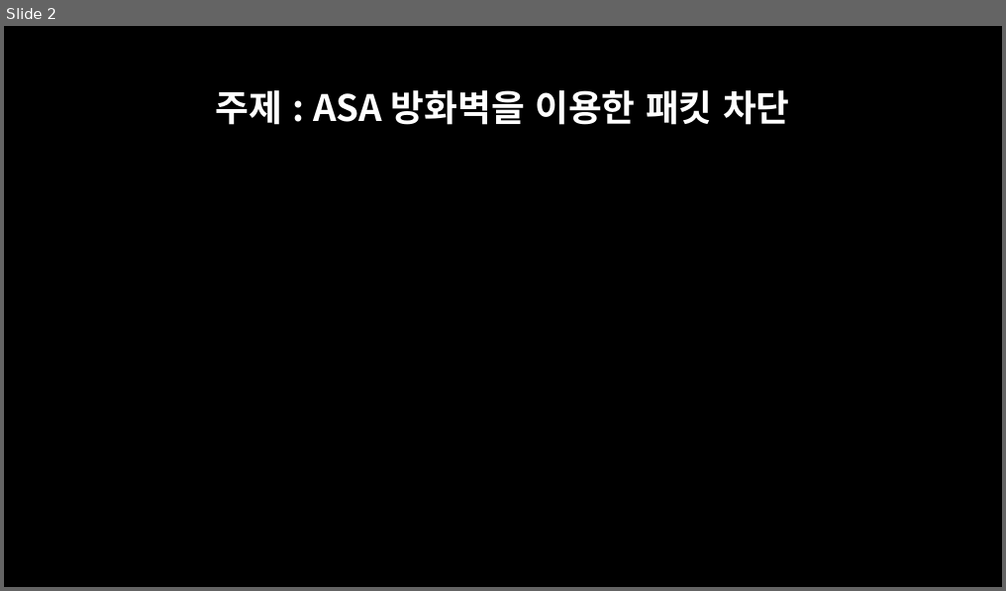
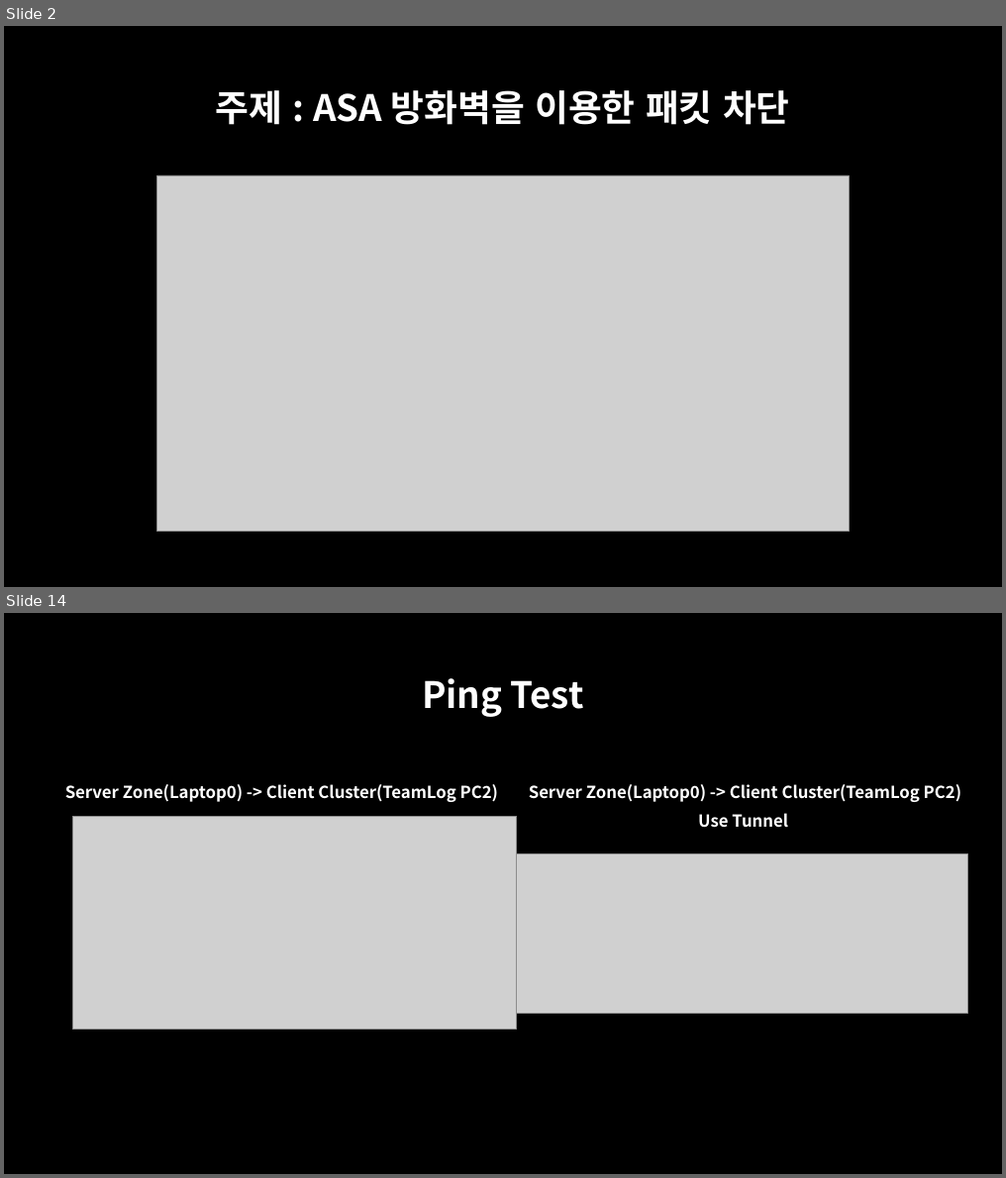
Before and after one commit to oceanwater1234/Network-Hacking, a slide deck: 2023년 TeamLog 2학기 프로젝트.pptx. Shown one above the other, each under a label of ours: slide 2 before the commit, slides 2 and 14 after it; the slides between them are not shown. The pictures are 1006x591 and 1006x1178 pixels, drawn with LibreOffice and Linux fonts; fonts in the diff are those of the drawing; grey boxes stand for pictures. Boxes give left, top, right and bottom in pixels: in the first picture for what was removed or moved away, otherwise in the second. Text is boxed around its words. In the diff, an @@ line names an element or a change of style, - is before the commit and + after.

```diff
--- a/2023년 TeamLog 2학기 프로젝트.pptx
+++ b/2023년 TeamLog 2학기 프로젝트.pptx
@@ slide 14 added at (4,613,1002,1174), background #000000 @@
@@ title added at (422,678,584,717), 35 pt, text #FFFFFF, bold @@
+Ping Test
@@ text added at (65,784,498,802), 16 pt, text #FFFFFF, bold @@
+Server Zone(Laptop0) -> Client Cluster(TeamLog PC2)
@@ text added at (529,784,961,828), 16 pt, text #FFFFFF, bold @@
+Server Zone(Laptop0) -> Client Cluster(TeamLog PC2)
+Use Tunnel
@@ picture added at (73,817,517,1029) @@
@@ picture added at (517,854,967,1013) @@
@@ slide 2 changed as well @@
@@ picture added at (156,175,849,532) @@
```
Also in this commit, not shown: 1 other slide changed, 12 other slides added, 2 other files.
